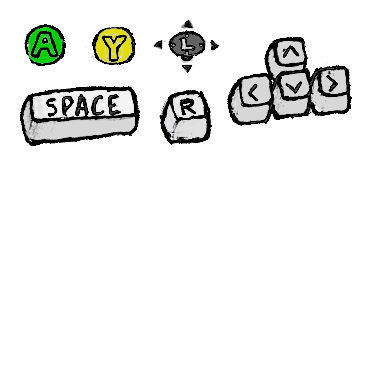
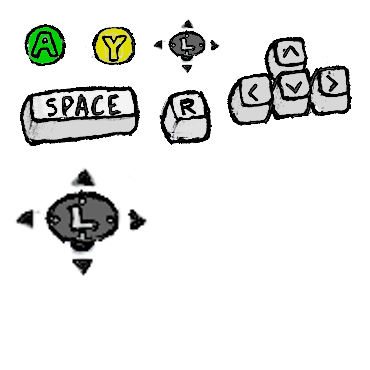
Comparing the layer stacks of the two w=370, h=370 images. Changes:
added layer "Pasted Layer" above "Background" over [15, 167, 148, 276]
